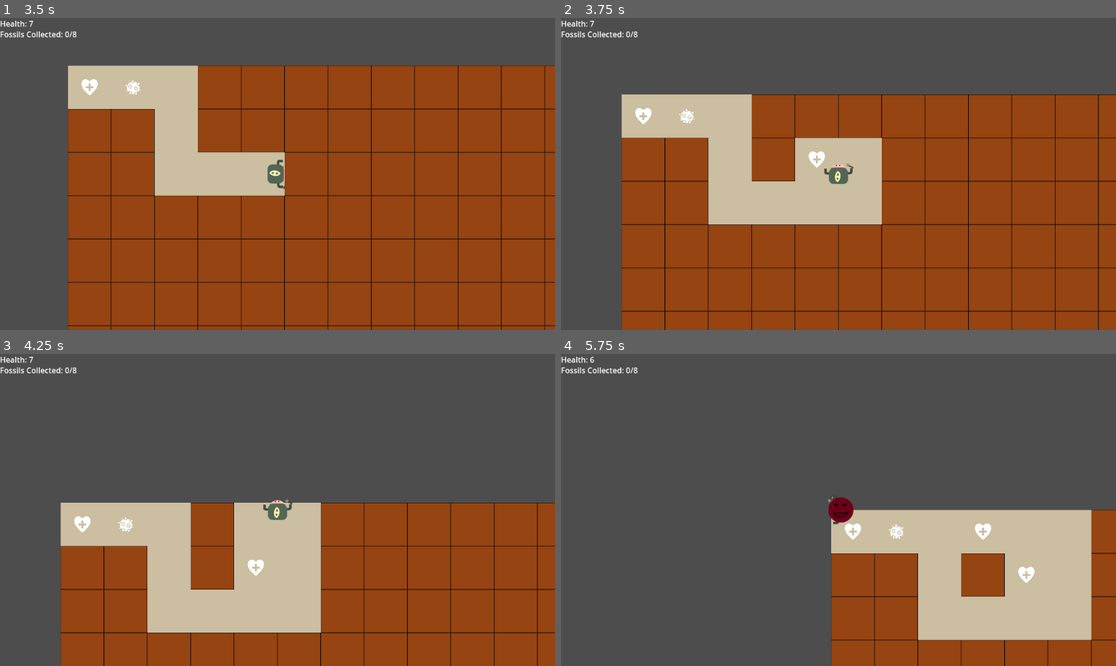
Above: before the commit, frames 1-4 (two rows, left to right).
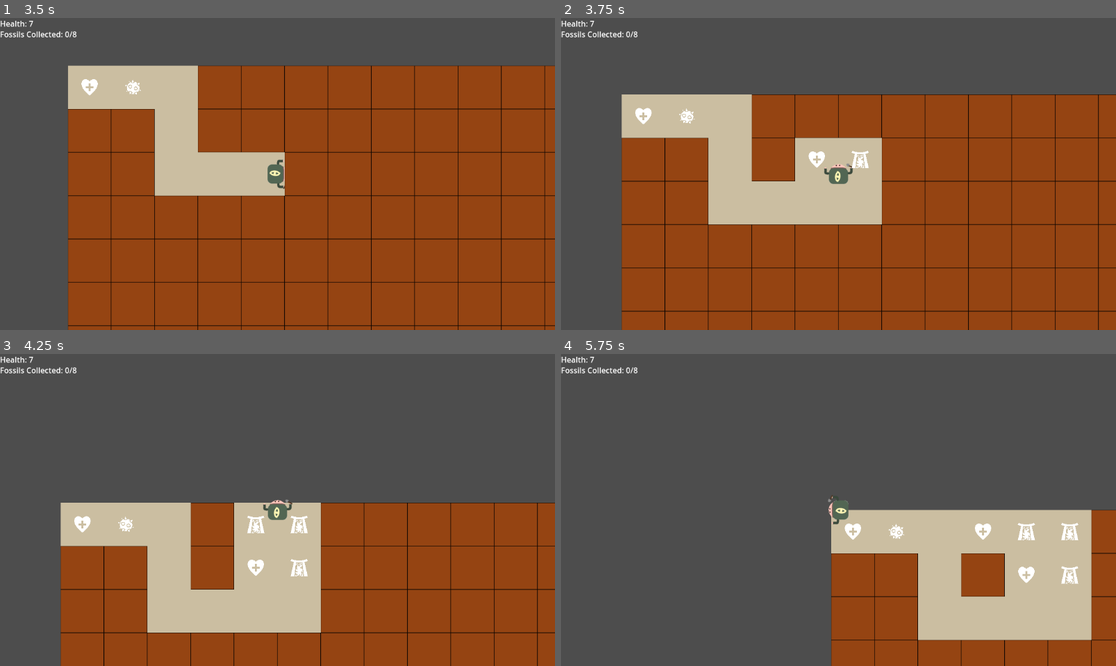
Above: after the commit, the same moments.

Repository: DonYall/Beneath-The-Earth
Game: Godot game, scene res://Scenes/GameScenes/MainMenu.tscn
The game is run twice, just before and just after one commit, with the same random seed, the same clock (stepped at 60 frames per second) and the same inputs.
Inputs:
- Up to frame 1 (3.5 s): click "START" at 0.5 s; tap Enter at 1.25 s; hold Right (move_right) 1.28-2.03 s; hold Down (move_down) 2.03-2.78 s; hold Right (move_right) from 2.78 s (still down)
- Up to frame 2 (3.75 s): release Right (move_right) at 3.53 s; hold Up (move_up) from 3.53 s (still down)
- Up to frame 3 (4.25 s): keep holding Up (move_up)
- Up to frame 4 (5.75 s): release Up (move_up) at 4.28 s; hold Left (move_left) from 4.28 s (still down)

Frame 1 is identical in both runs. In frame 2, 0.1% of the frame differs, in the area x 52-56%, y 42-49%; in frame 3, 0.3%; in frame 4, 0.7%, in the area x 5-94%, y 0-74%.

Commit message:
Fixed enemy spawning

Diff:
--- a/GridMap.gd
+++ b/GridMap.gd
@@ -97,11 +97,12 @@
 			var spawn_position = grid_cells[i].position
 			var item_instance = item.instantiate()
 
-
-
 			item_instance.position = Vector2(spawn_position.x + item_cell_offset, spawn_position.y + item_cell_offset)
 
-			add_child(item_instance)
+			item_instance.connect("started", item_instance.on_start)
+			grid_cells[i].item_instance = item_instance
+
+			get_tree().get_root().add_child(item_instance)
 
 
 # get the item for the corresponding chance
--- a/Scenes/Enemy.gd
+++ b/Scenes/Enemy.gd
@@ -30,5 +30,5 @@
 		velocity.y = sin(theta)
 
 		if velocity.length() > 0:
-			velocity = velocity.normalized() * speed
+			velocity = velocity * speed
 		move_and_collide(velocity * delta)
--- a/Scenes/Enemy.tscn
+++ b/Scenes/Enemy.tscn
@@ -28,7 +28,7 @@
 
 [node name="Enemy" type="CharacterBody2D"]
 collision_layer = 5
-collision_mask = 0
+collision_mask = 14
 script = ExtResource("1_ibpj8")
 
 [node name="AnimatedSprite2D" type="AnimatedSprite2D" parent="."]
--- a/Scenes/Grid/grid_cell.gd
+++ b/Scenes/Grid/grid_cell.gd
@@ -1,6 +1,8 @@
 extends Area2D
 
 signal cell_ready_to_be_destroyed
+
+var item_instance
 
 # Called when the node enters the scene tree for the first time.
 func _ready():
@@ -18,4 +20,8 @@
 	if body.get_name() == "Player":
 		# print("Cell ready to break!")
 		emit_signal("cell_ready_to_be_destroyed")
+
+		if item_instance != null:
+			item_instance.emit_signal("started")
+
 		queue_free()
--- a/Scenes/Items/EnemySpawner.tscn
+++ b/Scenes/Items/EnemySpawner.tscn
@@ -1,10 +1,11 @@
-[gd_scene load_steps=4 format=3 uid="uid://0dkrbow1aum"]
+[gd_scene load_steps=5 format=3 uid="uid://0dkrbow1aum"]
 
 [ext_resource type="Script" path="res://Scripts/Items/EnemySpawner.gd" id="2_jgbdf"]
+[ext_resource type="Texture2D" uid="uid://c8olrnbryx0op" path="res://Assets/Textures/Items/enemy_spawner.png" id="3_3fbvr"]
 [ext_resource type="PackedScene" uid="uid://bnflxl027j3tr" path="res://Scenes/Enemy.tscn" id="3_hbsul"]
 
 [sub_resource type="CircleShape2D" id="CircleShape2D_1dexw"]
-radius = 28.0179
+radius = 46.0
 
 [node name="EnemySpawner" type="Area2D"]
 script = ExtResource("2_jgbdf")
@@ -13,6 +14,7 @@
 
 [node name="Sprite2D" type="Sprite2D" parent="."]
 scale = Vector2(0.1, 0.1)
+texture = ExtResource("3_3fbvr")
 
 [node name="CollisionShape2D" type="CollisionShape2D" parent="."]
 shape = SubResource("CircleShape2D_1dexw")
@@ -20,5 +22,4 @@
 [node name="SpawnTimer" type="Timer" parent="."]
 wait_time = 5.0
 
-[connection signal="area_entered" from="." to="." method="_on_area_entered"]
 [connection signal="timeout" from="SpawnTimer" to="." method="_on_spawn_timer_timeout"]
--- a/Scenes/Items/Heart.tscn
+++ b/Scenes/Items/Heart.tscn
@@ -7,6 +7,8 @@
 radius = 28.0179
 
 [node name="Item" type="Area2D"]
+collision_layer = 8
+collision_mask = 6
 script = ExtResource("2_uk5ar")
 
 [node name="Sprite2D" type="Sprite2D" parent="."]
--- a/Scripts/Items/EnemySpawner.gd
+++ b/Scripts/Items/EnemySpawner.gd
@@ -2,6 +2,7 @@
 
 @export var enemy_scene: PackedScene
 var player_instance
+
 
 # Called when the node enters the scene tree for the first time.
 func _ready():
@@ -22,17 +23,19 @@
 	enemy.add_to_group("enemies", true)
 
 	# position to spawn enemy
-	position = self.position
+	enemy.set_global_position(self.get_global_position())
 
-	# move enemy to position
-	enemy.position = position
+	get_tree().get_root().add_child(enemy)
 
-	add_child(enemy)
+	print("Self: " + str(position))
+	print("Enemy: " + str(enemy.position))
 
 	pass # Replace with function body.
 
 func set_player(player):
 	player_instance = player
 
-func _on_area_entered(area: Area2D):
+func on_start():
+	print("test")
 	$SpawnTimer.start()
+	print($SpawnTimer)
--- a/Scripts/Items/Item.gd
+++ b/Scripts/Items/Item.gd
@@ -3,6 +3,8 @@
 # set this to false if you don't want the item to despawn on pick up
 # ex. enemy spawner
 @export var use_pickup_behaviour = true
+
+signal started # when the player breaks the cell with this item
 
 func _ready():
 	pass
@@ -33,3 +35,6 @@
 func _on_body_entered(body:Node2D):
 	# this function gets called when an enemy collides with this item
 	pass # Replace with function body.
+
+func on_start():
+	pass
--- a/Scripts/Main.gd
+++ b/Scripts/Main.gd
@@ -7,8 +7,6 @@
 
 # scene references
 var player_scene
-var enemy_spawner_scene
-var enemy_spawner_instance
 var hud_scene
 var grid_scene
 var grid_instance
@@ -31,10 +29,6 @@
 	grid_instance = grid_scene.instantiate()
 	grid_instance.player_instance = player_instance
 	add_child(grid_instance)
-	enemy_spawner_scene = preload("res://Scenes/Items/EnemySpawner.tscn")
-	enemy_spawner_instance = enemy_spawner_scene.instantiate()
-	#enemy_spawner_instance.set_player(player_instance)
-	add_child(enemy_spawner_instance)
 	hud_scene = preload("res://Scenes/HUD.tscn")
 	hud_instance = hud_scene.instantiate()
 	hud_instance.set_player(player_instance)
Binary file added: Assets/Textures/Items/enemy_spawner.png
Not shown, added: Assets/Textures/Items/enemy_spawner.png.import
